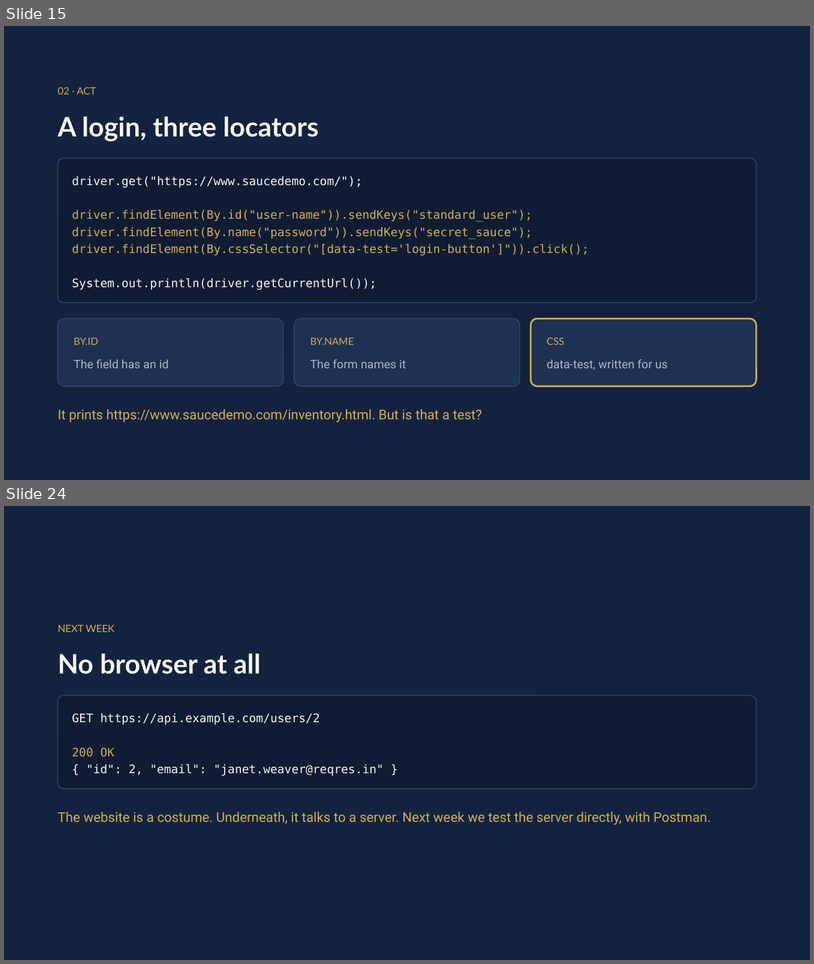
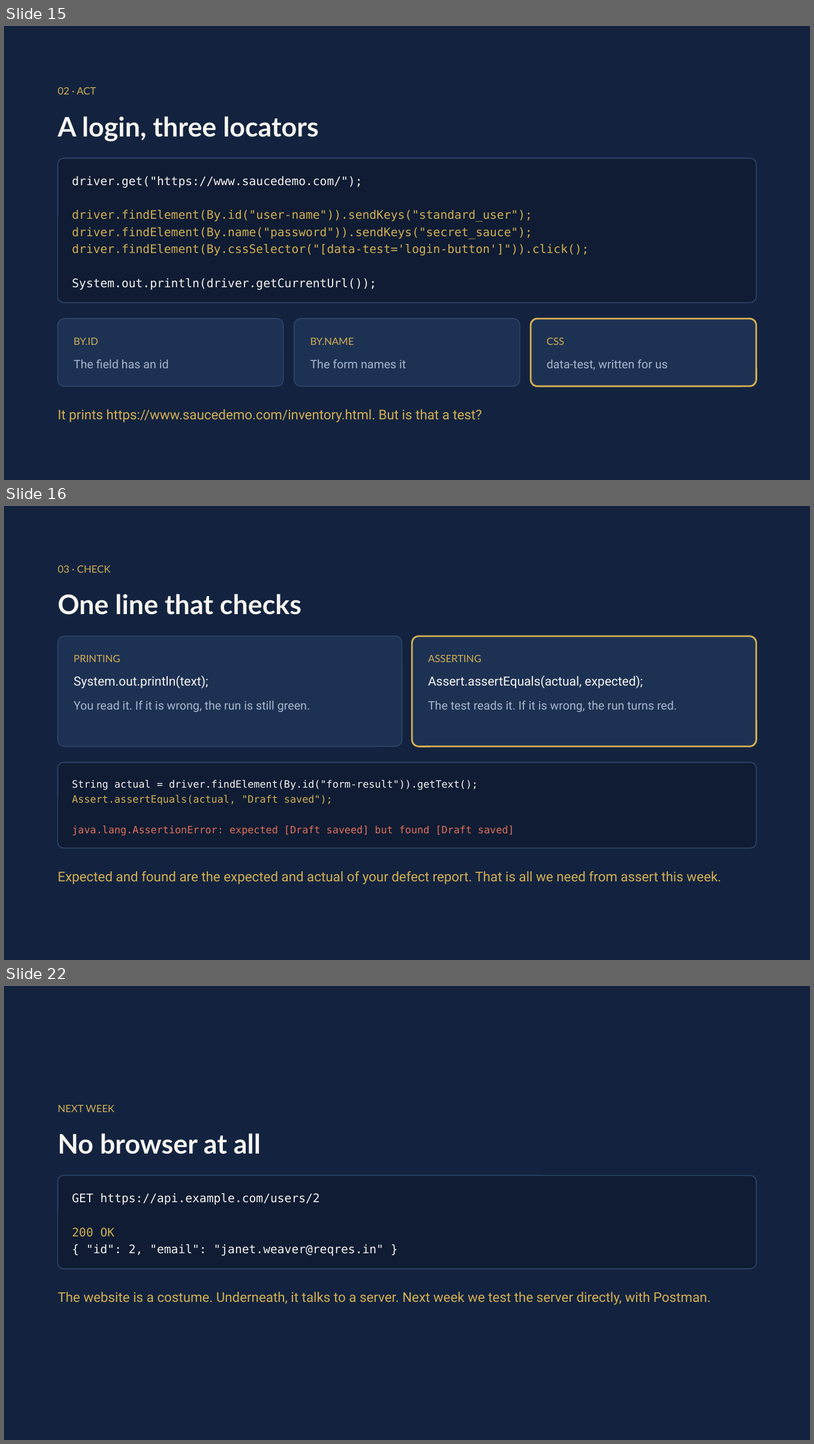
Before and after one commit to MohamedShehab280/software-testing, a slide deck: week-04/Week 4 - Locators and Assertions.pptx. Shown one above the other, each under a label of ours: slides 15 and 24 before the commit, slides 15, 16 and 22 after it; the slides between them are not shown. The pictures are 814x964 and 814x1444 pixels, drawn with LibreOffice and Linux fonts; fonts in the diff are those of the drawing. Boxes give left, top, right and bottom in pixels: in the first picture for what was removed or moved away, otherwise in the second. Text is boxed around its words. In the diff, an @@ line names an element or a change of style, - is before the commit and + after.

Commit message:
Week 4: assert is one example, the task gets its own slides

```diff
--- a/week-04/Week 4 - Locators and Assertions.pptx
+++ b/week-04/Week 4 - Locators and Assertions.pptx
@@ slide 16 added at <box>4,506,810,960</box>, background #13233F @@
@@ text added at <box>58,565,111,573</box>, 12 pt, text #D4AF52 @@
+03 · CHECK
@@ text added at <box>58,594,302,615</box>, 32 pt, text #F7F5F0, bold @@
+One line that checks
@@ rounded rectangle added at <box>58,636,402,746</box>, fill #1D3153, outline #31486E 1 pt @@
@@ rounded rectangle added at <box>413,636,756,746</box>, fill #1D3153, outline #D4AF52 2 pt @@
@@ text added at <box>74,655,120,662</box>, 12 pt, text #D4AF52 @@
+PRINTING
@@ text added at <box>428,655,482,662</box>, 12 pt, text #D4AF52 @@
+ASSERTING
@@ text added at <box>74,675,208,688</box>, 15 pt, text #F7F5F0 @@
+System.out.println(text);
@@ text added at <box>428,675,643,688</box>, 15 pt, text #F7F5F0 @@
+Assert.assertEquals(actual, expected);
@@ text added at <box>74,700,310,712</box>, 14 pt, text #AAB7CC @@
+You read it. If it is wrong, the run is still green.
@@ text added at <box>428,700,677,712</box>, 14 pt, text #AAB7CC @@
+The test reads it. If it is wrong, the run turns red.
@@ rounded rectangle added at <box>58,762,757,849</box>, fill #0F1C33, outline #31486E 1 pt @@
@@ text added at <box>72,780,478,790</box>, 12 pt, text #F7F5F0 @@
+String actual = driver.findElement(By.id("form-result")).getText();
@@ text added at <box>72,795,333,805</box>, 12 pt, text #D4AF52 @@
+Assert.assertEquals(actual, "Draft saved");
@@ text added at <box>72,825,515,835</box>, 12 pt, text #E2705A @@
+java.lang.AssertionError: expected [Draft saveed] but found [Draft saved]
@@ text added at <box>58,871,722,884</box>, 16 pt, text #D4AF52 @@
+Expected and found are the expected and actual of your defect report. That is all we need from assert this week.
@@ what was slide 24 is now slide 22 @@
```
Also in this commit, not shown: 3 slides changed, 4 other slides added, 7 slides removed, 1 other file.
